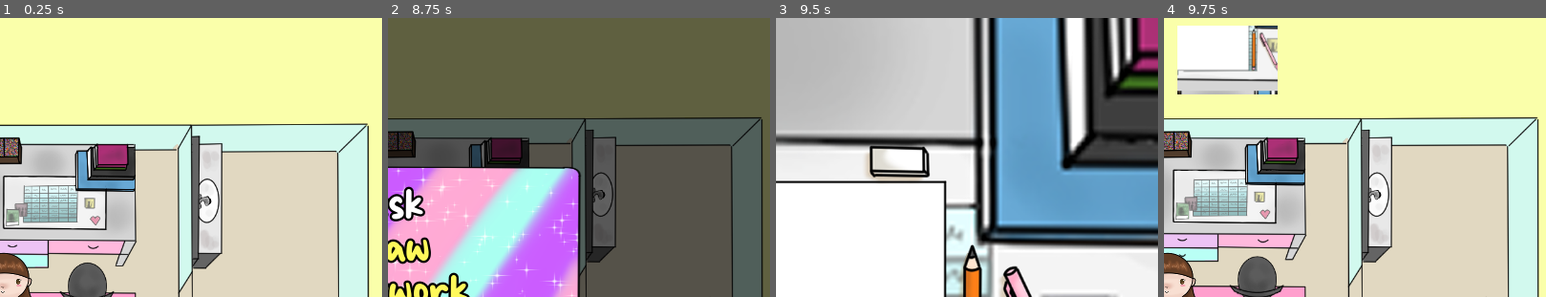
Above: before the commit, frames 1-4 (left to right).
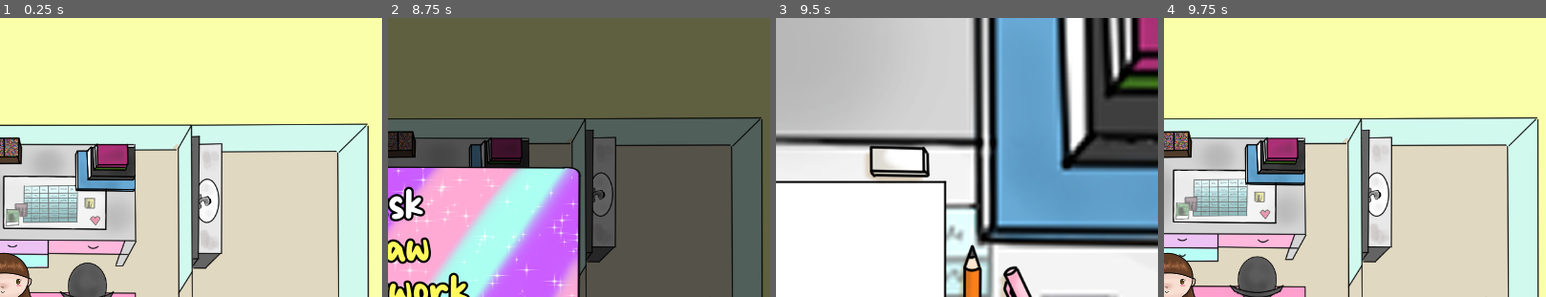
Above: after the commit, the same moments.

Repository: A-Walrus/Jessy
Game: Godot game, scene res://Scenes/World.tscn
Same seed, same stepped clock (60 frames per second), same inputs: the game is played once before the commit and once after it. Sound files missing from this copy of the repository are replaced by a short silence.
Inputs (mouse positions are % of the whole screen's width and height, from its top left):
- Up to frame 1 (0.25 s): no input
- Up to frame 2 (8.75 s): tap Enter (ui_accept) at 0.5, 2.3, 5.3, 6.5, 6.77, 6.8, 7.07, 8.1 s; drag from (93, 59) to (31, 44) at 0.52 s; drag from (11, 45) to (73, 60) at 1.27 s; move the mouse to (26, 76) at 2.02 s; press the mouse at (26, 76) at 2.03 s; release the mouse at (26, 76) at 2.75 s; drag from (64, 83) to (31, 16) at 2.77 s; drag from (66, 13) to (28, 69) at 3.52 s; drag from (59, 16) to (13, 28) at 4.27 s; move the mouse to (28, 39) at 5.02 s; press the mouse at (28, 39) at 5.03 s; tap Escape (escape) at 5.65 s; release the mouse at (28, 39) at 5.75 s; drag from (35, 25) to (65, 30) at 5.77 s; move the mouse to (72, 45) at 6.52 s; press the mouse at (72, 45) at 6.53 s; release the mouse at (72, 45) at 7.25 s; drag from (30, 55) to (40, 32) at 7.27 s; move the mouse to (60, 28) at 8.02 s; click (60, 28) at 8.17 s
- Up to frame 3 (9.5 s): click "Draw" at 8.75 s
- Up to frame 4 (9.75 s): click "Room" at 9.5 s
The pictures show only the part of the screen within x 50-100%, y 0-50%; the shares and areas given below are measured in that part.

Frames 1-3 are identical in both runs. In frame 4, 6.5% of the frame differs, in the area x 3-30%, y 2-28%.

Commit message:
Fixed escape from menus

Diff:
--- a/Jessy/Scenes/World.tscn
+++ b/Jessy/Scenes/World.tscn
@@ -3,7 +3,7 @@
 [ext_resource path="res://Scripts/Navigation2D.gd" type="Script" id=1]
 [ext_resource path="res://Scenes/Clickable.tscn" type="PackedScene" id=2]
 [ext_resource path="res://Scenes/Jessy.tscn" type="PackedScene" id=3]
-[ext_resource path="res://Scenes/Drawing.gd" type="Script" id=4]
+[ext_resource path="res://Scripts/UI.gd" type="Script" id=4]
 [ext_resource path="res://Art/Temp/JESSY.ROOM.png" type="Texture" id=5]
 [ext_resource path="res://Art/Temp/JESSY.WINDOW.png" type="Texture" id=10]
 [ext_resource path="res://Art/Temp/movement_outfits/shadoww.png" type="Texture" id=11]
@@ -68,6 +68,7 @@
 visible = false
 anchor_right = 1.0
 anchor_bottom = 1.0
+script = ExtResource( 4 )
 __meta__ = {
 "_edit_use_anchors_": false
 }
@@ -697,14 +698,6 @@
 position = Vector2( -352.648, 327 )
 scale = Vector2( 1.33, 0.402999 )
 scene = "Outfit room"
-
-[node name="Drawing" type="Node2D" parent="."]
-position = Vector2( -141.273, -652.137 )
-scale = Vector2( 0.3, 0.3 )
-script = ExtResource( 4 )
-__meta__ = {
-"_edit_group_": true
-}
 [connection signal="timeout" from="Navigation2D/room/Door" to="Navigation2D/room" method="_on_Door_timeout"]
 [connection signal="timeout" from="Navigation2D/room/FromOpen" to="Navigation2D/room" method="_on_FromOpen_timeout"]
 [connection signal="timeout" from="CanvasLayer/UI/Food/V/Title/Timer" to="Navigation2D/room" method="_on_Timer_timeout"]
--- /dev/null
+++ b/Jessy/Scripts/UI.gd
@@ -0,0 +1,13 @@
+extends Control
+
+var menus = []
+
+func _ready():
+	for i in range(0,get_child_count()-1):
+		menus.append(get_child(i+1).get_path())
+
+func _input(event):
+	if Input.is_action_just_pressed("escape"):
+		for i in menus:
+			get_node(i).hide()
+		self.hide()
